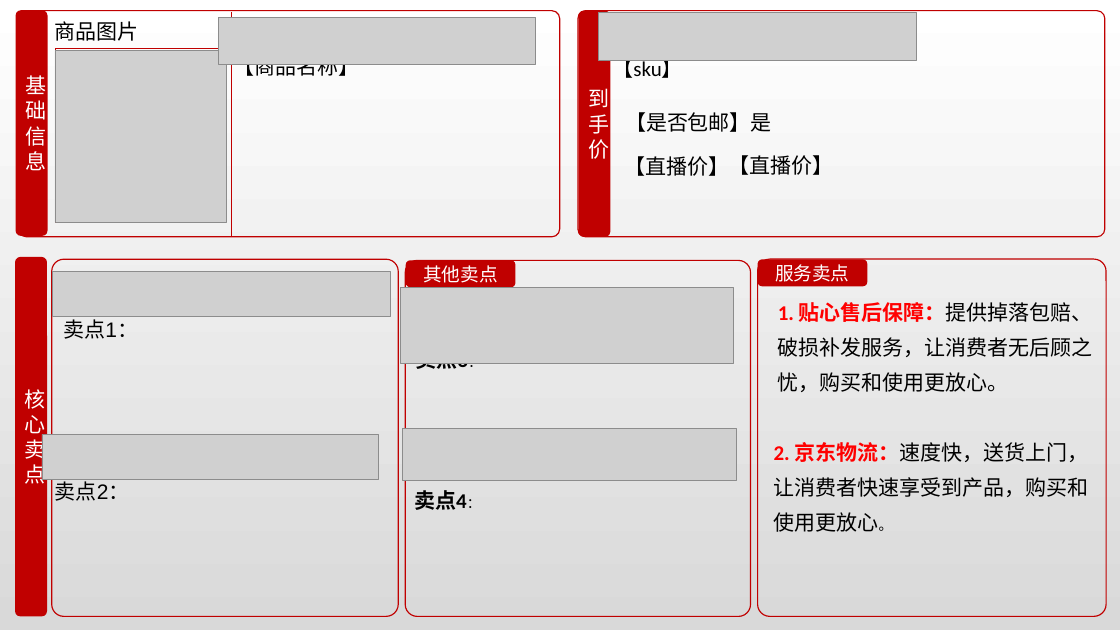
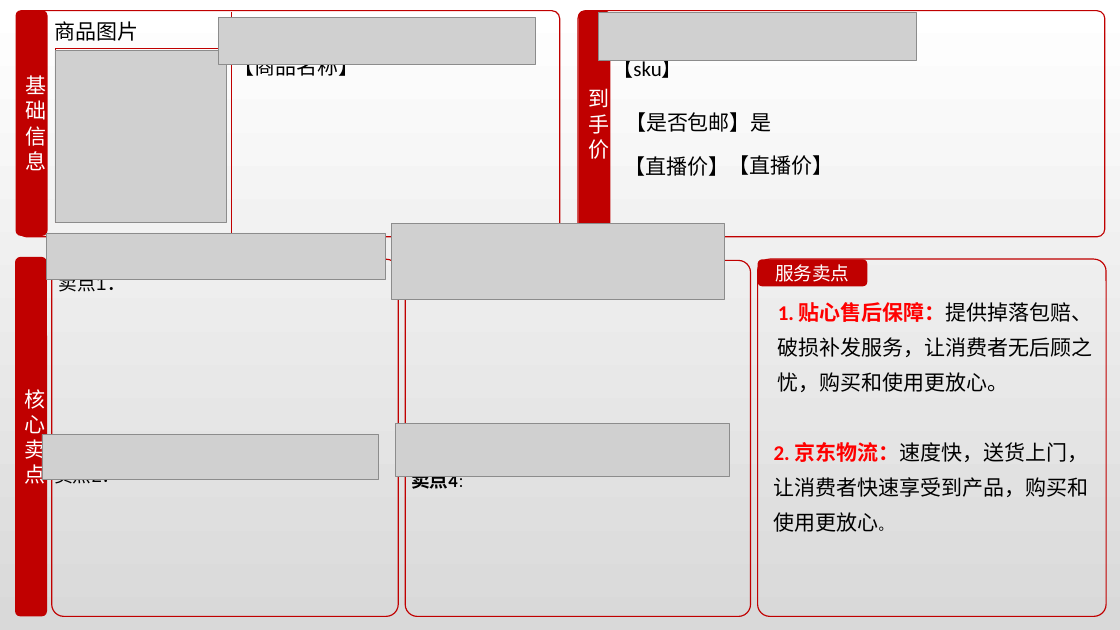
Before and after one commit to ct2864075817-create/jd-live-cards, a slide deck: slide 1 of 直播手卡模板.pptx. Drawn at 1120x630 pixels with LibreOffice and Linux fonts; fonts in the diff are those of the drawing; grey boxes stand for pictures. Boxes give left, top, right and bottom in pixels: in the first picture for what was removed or moved away, otherwise in the second. Text is boxed around its words. In the diff, an @@ line names an element or a change of style, - is before the commit and + after.

```diff
--- a/直播手卡模板.pptx
+++ b/直播手卡模板.pptx
@@ picture: place and size @@
-picture at box(52, 271, 391, 317)
+picture at box(47, 234, 386, 279)
@@ picture: place and size @@
-picture at box(401, 288, 734, 364)
+picture at box(392, 223, 725, 299)
@@ text "卖点1：": place and size @@
-text "卖点1：" at box(63, 316, 138, 339)
+text "卖点1：" at box(59, 279, 107, 292)
@@ text "卖点1：" at box(59, 279, 107, 292): size 18 to 16 pt in "卖点1：" @@
@@ rounded rectangle removed at box(406, 260, 516, 287) @@
-其他卖点
@@ text removed at box(415, 363, 468, 369) @@
-卖点3：
@@ picture: place and size @@
-picture at box(403, 429, 737, 481)
+picture at box(396, 423, 729, 476)
@@ text "卖点2：" at box(54, 479, 120, 484): size 18 to 16 pt @@
@@ text "卖点4：": place and size @@
-text "卖点4：" at box(414, 490, 467, 510)
+text "卖点4：" at box(411, 476, 458, 489)
@@ text "卖点4：" at box(411, 476, 458, 489): size 18 to 16 pt in "卖点4：" @@
```
